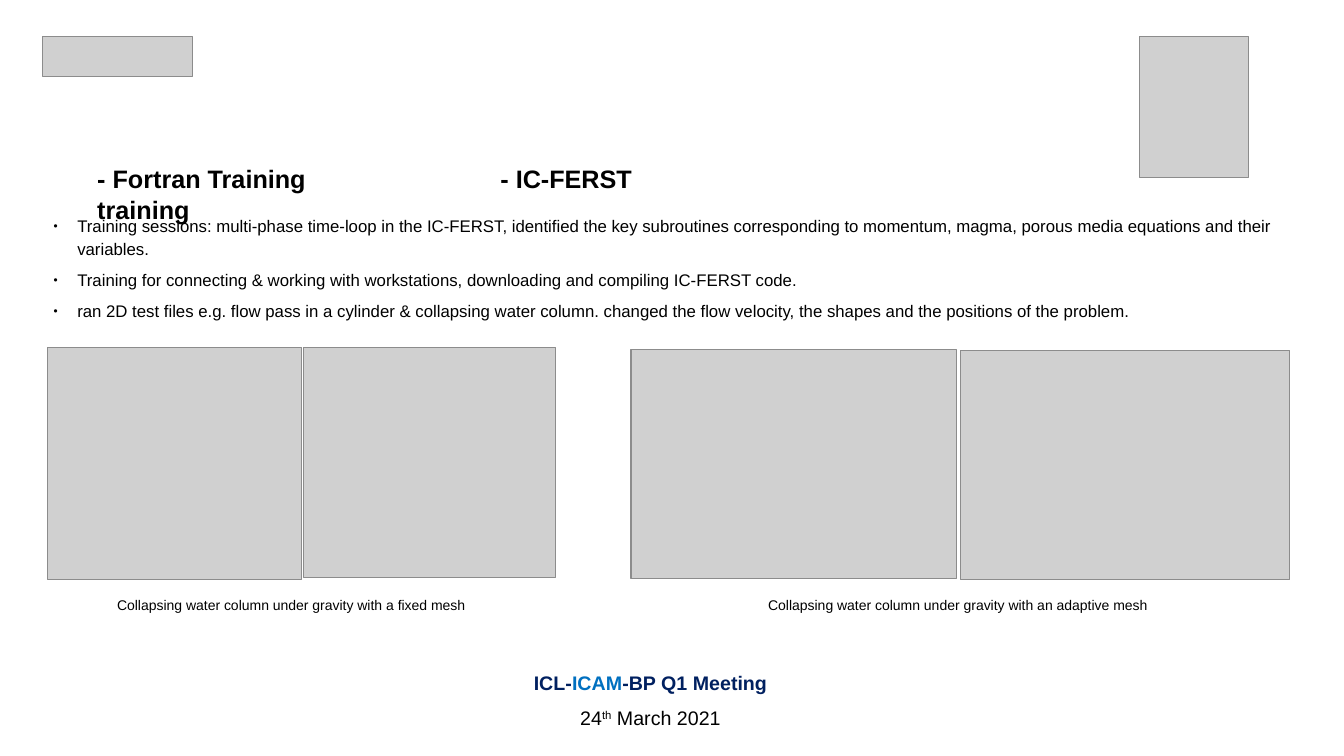
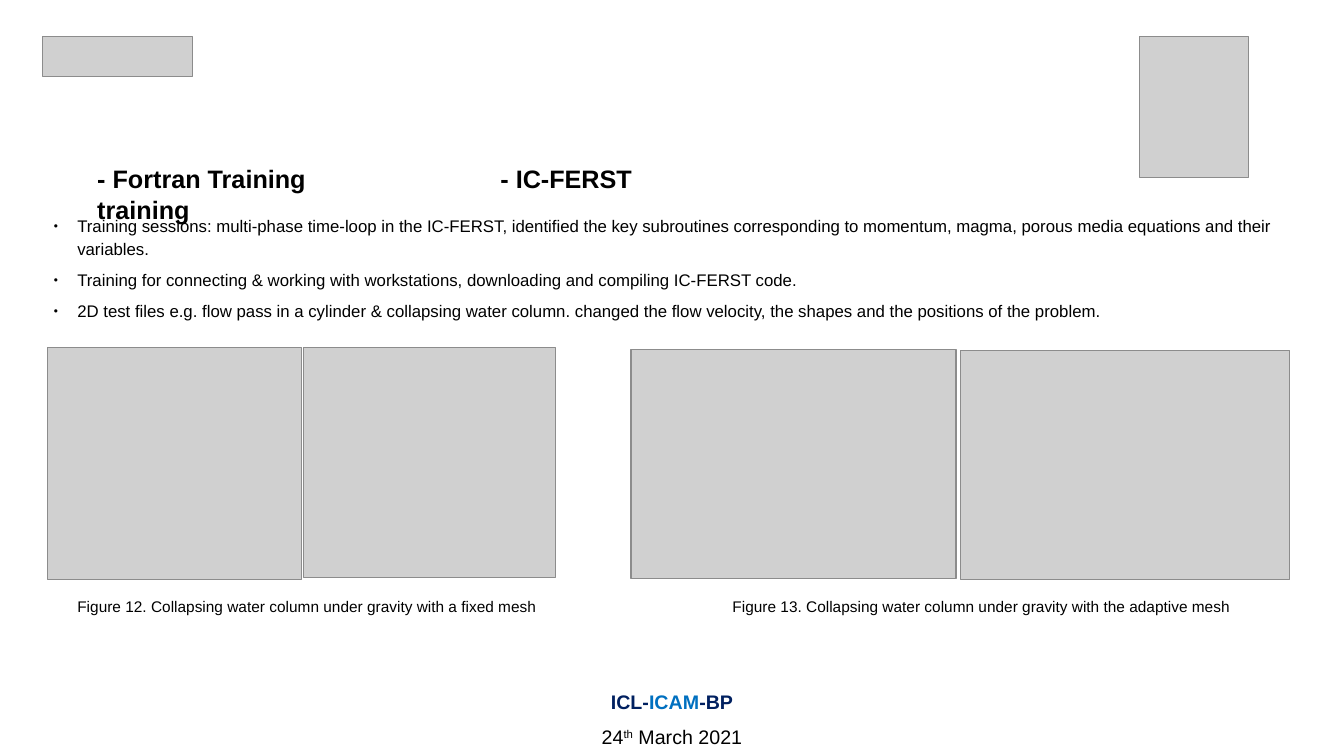
Before and after one commit to Amin-Nadimy/Wave-Equation, a slide deck: slide 8 of BP/BP-ICAM 24 Mar 2021.pptx (slide 5 before the commit). Drawn at 1344x756 pixels with LibreOffice and Linux fonts; fonts in the diff are those of the drawing; grey boxes stand for pictures. Boxes give left, top, right and bottom in pixels: in the first picture for what was removed or moved away, otherwise in the second. Text is boxed around its words. In the diff, an @@ line names an element or a change of style, - is before the commit and + after.

```diff
--- a/BP/BP-ICAM 24 Mar 2021.pptx
+++ b/BP/BP-ICAM 24 Mar 2021.pptx
@@ text at (77, 305, 1100, 321): text changed @@
-● ran 2D test files e.g. flow pass in a cylinder & collapsing water column. changed the flow velocity, the shapes and the positions of the problem.
+● 2D test files e.g. flow pass in a cylinder & collapsing water column. changed the flow velocity, the shapes and the positions of the problem.
@@ text at (77, 601, 536, 615): text changed; size 10 to 11 pt @@
-Collapsing water column under gravity with a fixed mesh
+Figure 12. Collapsing water column under gravity with a fixed mesh
@@ text at (732, 601, 1230, 615): text changed; size 10 to 11 pt @@
-Collapsing water column under gravity with an adaptive mesh
+Figure 13. Collapsing water column under gravity with the adaptive mesh
@@ text "ICL-ICAM-BP": place and size @@
-text "ICL-ICAM-BP" at (534, 675, 767, 726)
+text "ICL-ICAM-BP" at (611, 695, 742, 745)
@@ text at (611, 695, 733, 710): text changed @@
-ICL-ICAM-BP Q1 Meeting
+ICL-ICAM-BP
```
Also in this commit, not shown: 7 other slides changed, 2 slides added, 4 other files.
